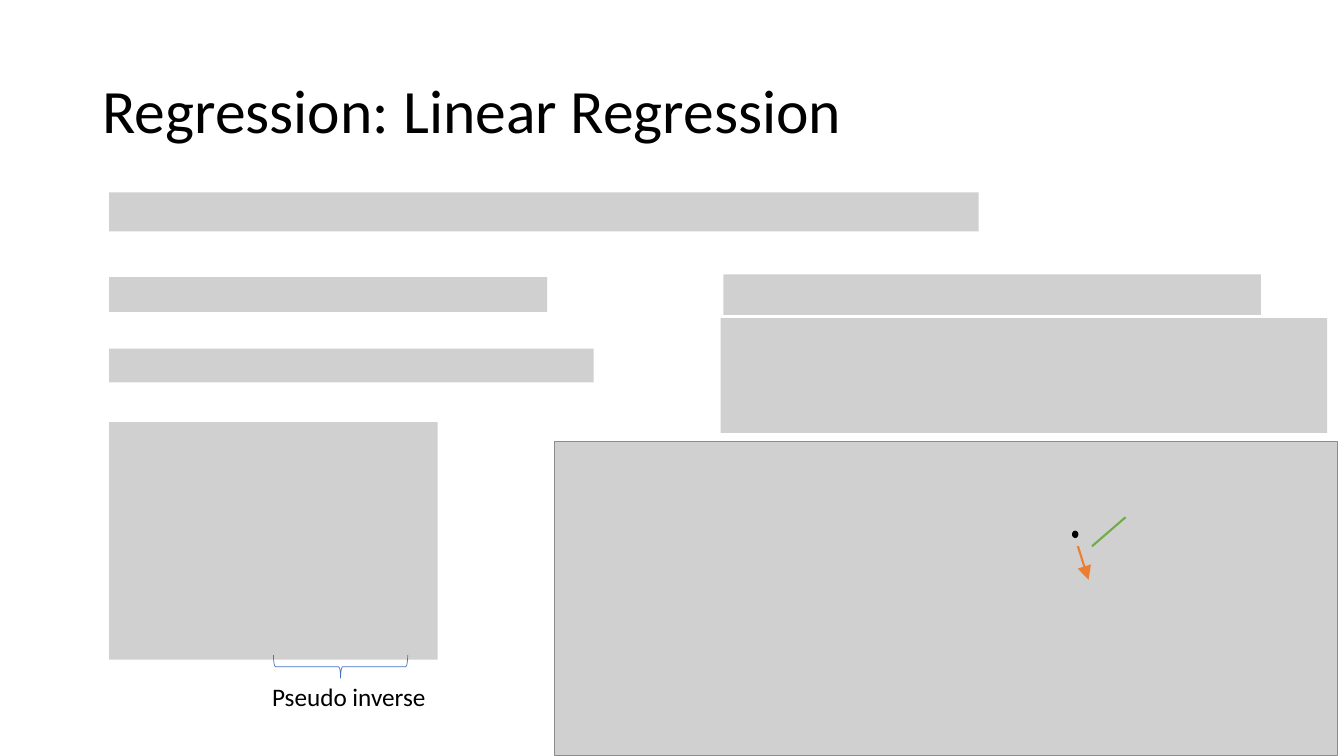
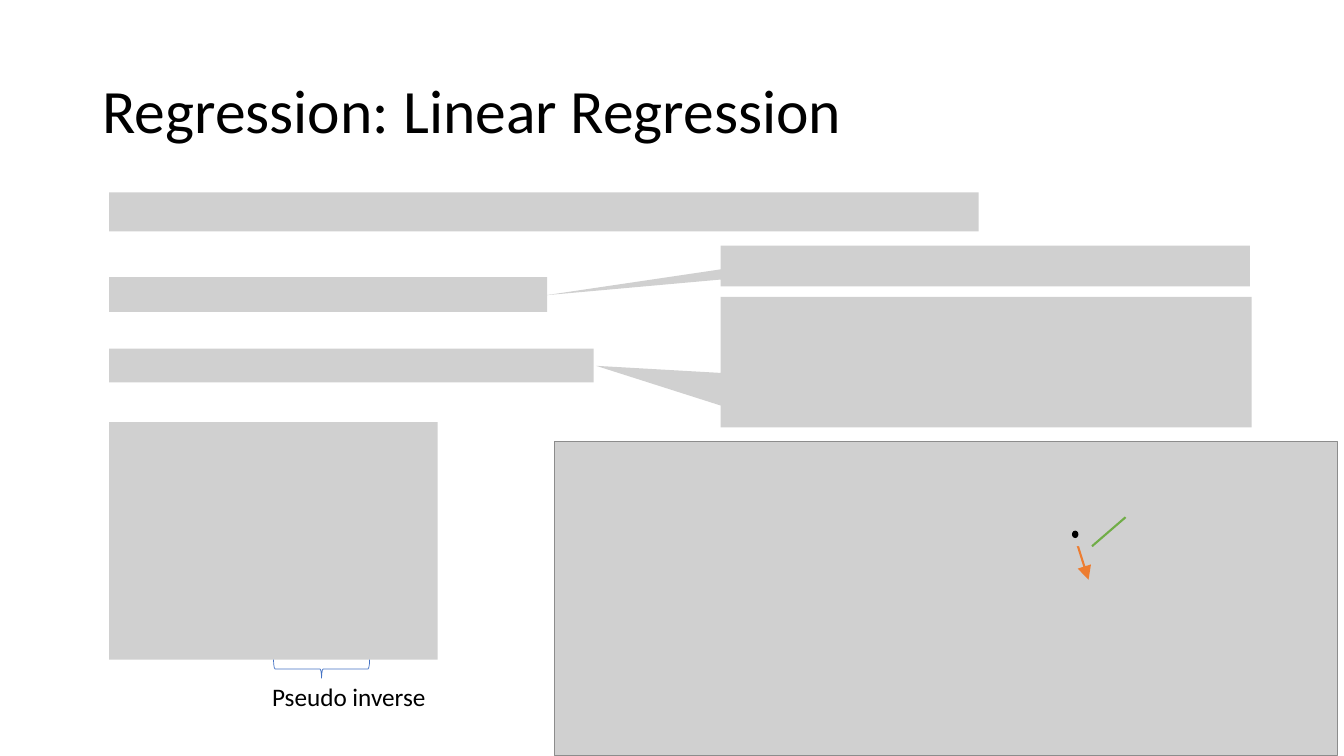
Before and after one commit to mhahsler/CS7320-AI, a slide deck: slide 23 of slides/19_ML_intro.pptx. Drawn at 1344x756 pixels with LibreOffice and Linux fonts; fonts in the diff are those of the drawing; grey boxes stand for pictures. Boxes give left, top, right and bottom in pixels: in the first picture for what was removed or moved away, otherwise in the second. Text is boxed around its words. In the diff, an @@ line names an element or a change of style, - is before the commit and + after.

```diff
--- a/slides/19_ML_intro.pptx
+++ b/slides/19_ML_intro.pptx
@@ picture added at (x1=721, y1=246, x2=1250, y2=286) @@
@@ picture resized from (x1=721, y1=319, x2=1328, y2=434) to (x1=721, y1=296, x2=1252, y2=427) @@
@@ picture removed at (x1=724, y1=274, x2=1261, y2=315) @@
@@ right brace resized from (x1=273, y1=655, x2=407, y2=679) to (x1=274, y1=659, x2=370, y2=679) @@
```
Also in this commit, not shown: 11 other slides changed, 1 slide added, 1 other file.
